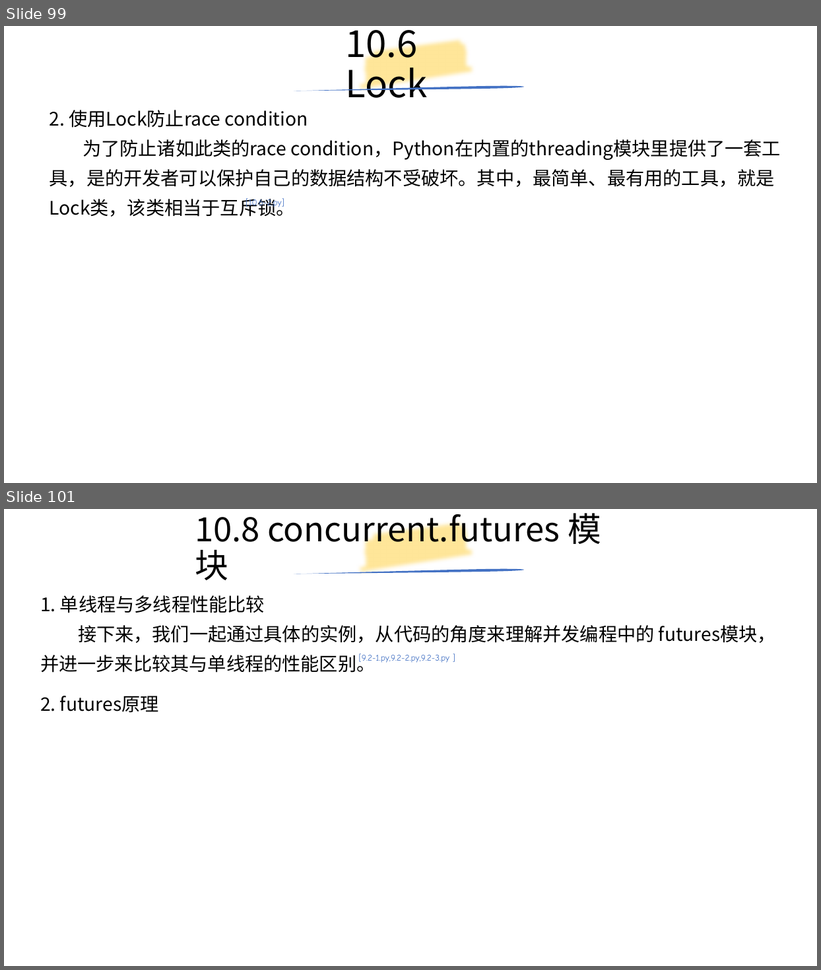
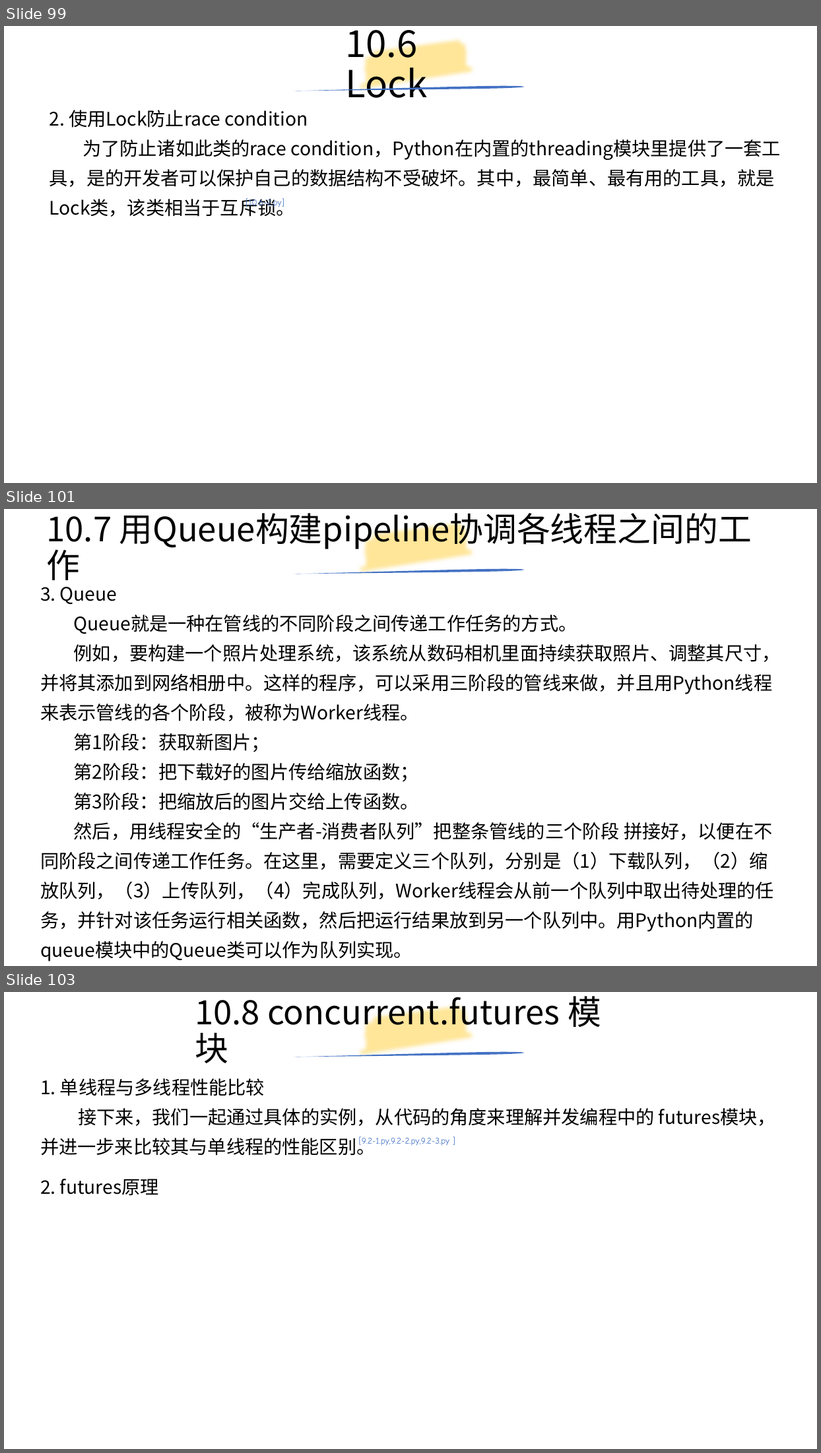
Before and after one commit to yiwenliu/CorePython, a slide deck: PPT/CorePython.pptx. Shown one above the other, each under a label of ours: slides 99 and 101 before the commit, slides 99, 101 and 103 after it; the slides between them are not shown. The pictures are 821x970 and 821x1453 pixels, drawn with LibreOffice and Linux fonts; fonts in the diff are those of the drawing. Boxes give left, top, right and bottom in pixels: in the first picture for what was removed or moved away, otherwise in the second. Text is boxed around its words. In the diff, an @@ line names an element or a change of style, - is before the commit and + after.

```diff
--- a/PPT/CorePython.pptx
+++ b/PPT/CorePython.pptx
@@ slide 101 added at (x1=4, y1=509, x2=817, y2=966), background #FFFFFF @@
@@ title added at (x1=46, y1=513, x2=752, y2=550), 39.6 pt, text #000000 @@
+10.7 用Queue构建pipeline协调各线程之间的工作
@@ freeform shape added at (x1=356, y1=509, x2=480, y2=590), outline #FFE699 16 pt @@
@@ text added at (x1=40, y1=587, x2=781, y2=962), 22 pt, text #000000 @@
+3. Queue
+Queue就是一种在管线的不同阶段之间传递工作任务的方式。
+例如，要构建一个照片处理系统，该系统从数码相机里面持续获取照片、调整其尺寸，并将其添加到网络相册中。这样的程序，可以采用三阶段的管线来做，并且用Python线程来表示管线的各个阶段，被称为Worker线程。
+第1阶段：获取新图片；
+第2阶段：把下载好的图片传给缩放函数；
+第3阶段：把缩放后的图片交给上传函数。
+然后，用线程安全的“生产者-消费者队列”把整条管线的三个阶段 拼接好，以便在不同阶段之间传递工作任务。在这里，需要定义三个队列，分别是（1）下载队列，（2）缩放队列，（3）上传队列，（4）完成队列，Worker线程会从前一个队列中取出待处理的任务，并针对该任务运行相关函数，然后把运行结果放到另一个队列中。用Python内置的queue模块中的Queue类可以作为队列实现。
@@ freeform shape added at (x1=294, y1=569, x2=524, y2=574), fill #4472C4 @@
@@ what was slide 101 is now slide 103 @@
```
Also in this commit, not shown: 1 slide changed, 1 other slide added, 2 other files.
